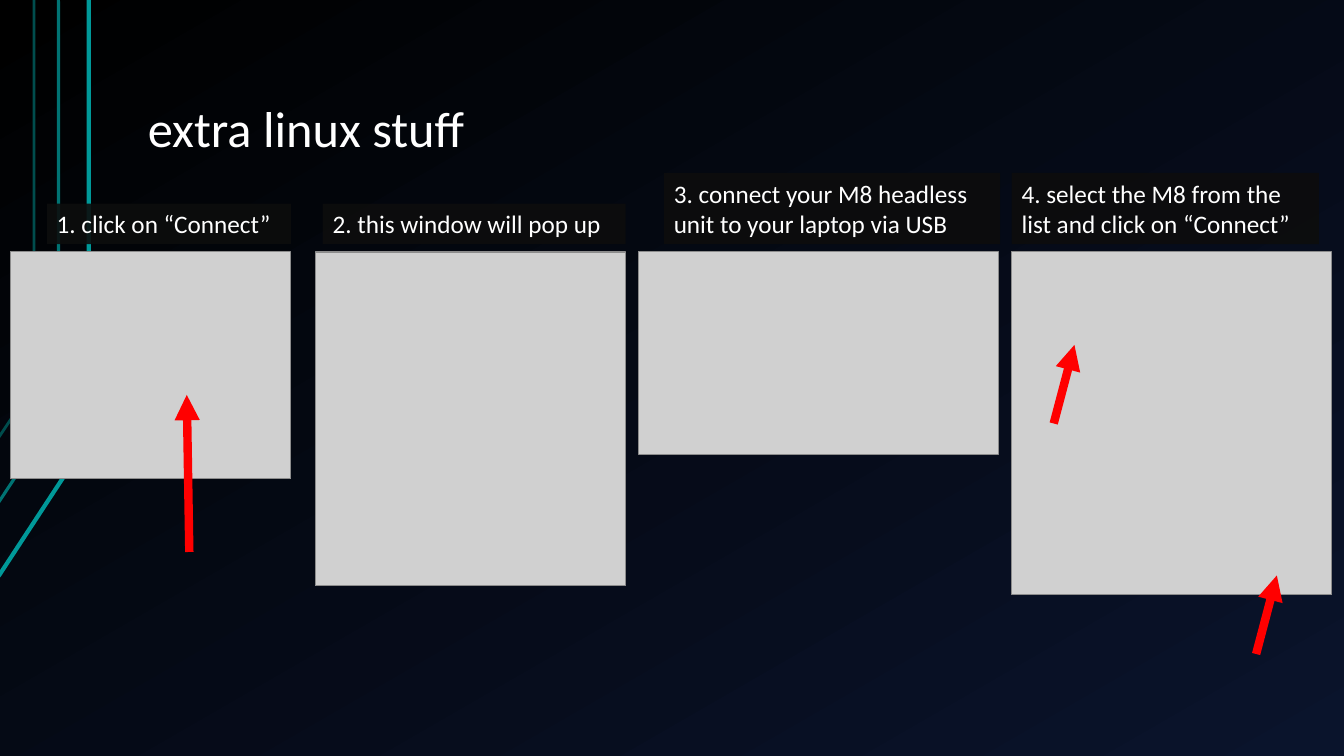
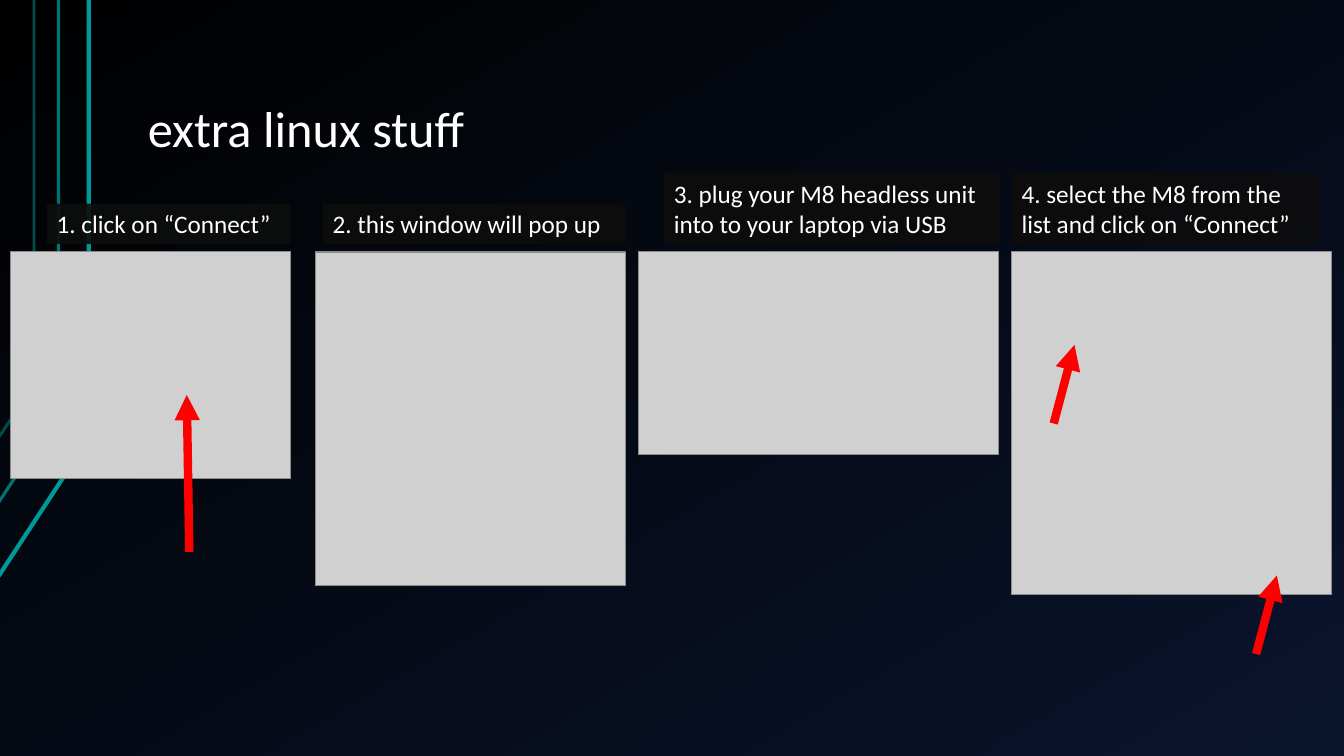
Before and after one commit to jegasus/m8-tracker-workshop, a slide deck: slide 8 of slides_v1.odp. Drawn at 1344x756 pixels with LibreOffice and Linux fonts; fonts in the diff are those of the drawing; grey boxes stand for pictures. Boxes give left, top, right and bottom in pixels: in the first picture for what was removed or moved away, otherwise in the second. Text is boxed around its words. In the diff, an @@ line names an element or a change of style, - is before the commit and + after.

```diff
--- a/slides_v1.odp
+++ b/slides_v1.odp
@@ text in rectangle at bbox=[674, 185, 976, 237]: text changed @@
-3. connect your M8 headless unit to your laptop via USB
+3. plug your M8 headless unit into to your laptop via USB
```
Also in this commit, not shown: 5 other slides changed.
